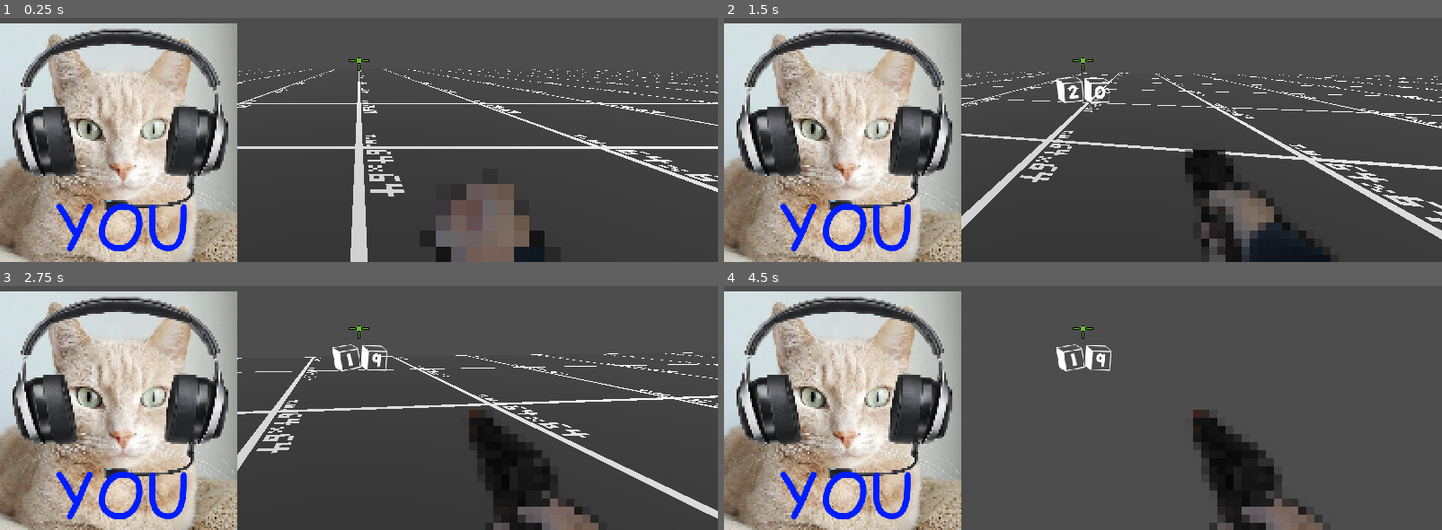
Above: before the commit, frames 1-4 (two rows, left to right).
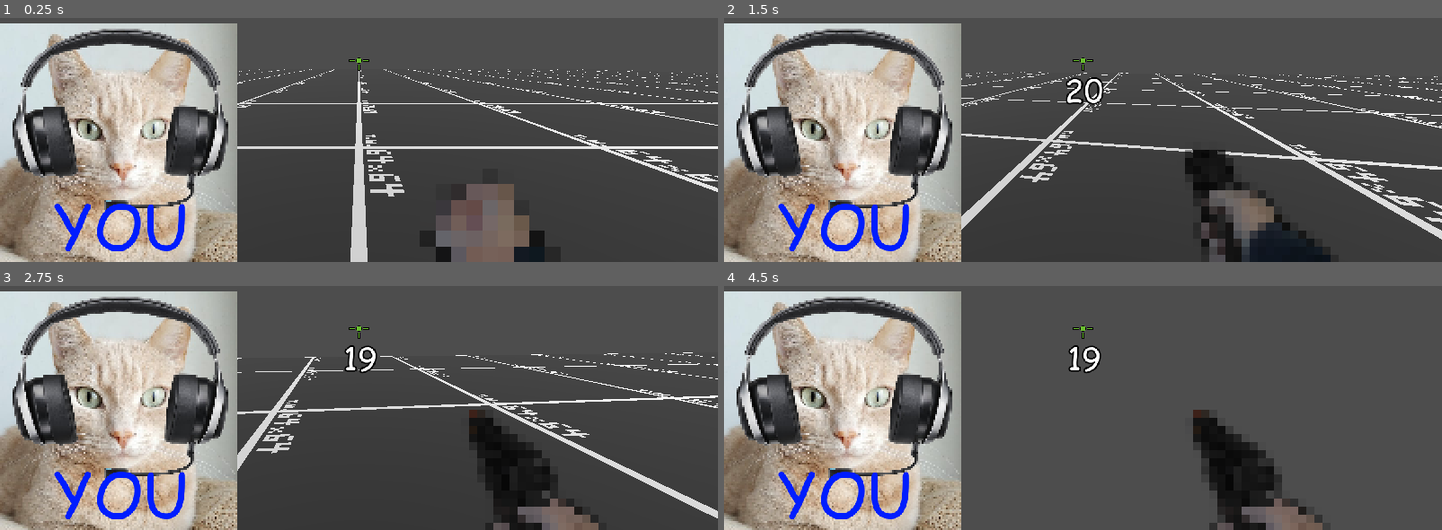
Above: after the commit, the same moments.

Repository: teeraritw/Jonahs_Chill_World
Game: Godot game, scene res://Game.tscn
The game is run twice, just before and just after one commit, with the same random seed, the same clock (stepped at 60 frames per second) and the same inputs.
Inputs (mouse positions are in pixels of both pictures, inside the frame that each line leads up to):
- Up to frame 1 (0.25 s): no input
- Up to frame 2 (1.5 s): tap Enter at 0.5 s; move the mouse to (1118, 59) at 0.52 s; hold W (forward) from 0.53 s (still down); tap 1 (fist) at 0.6 s; move the mouse to (1047, 61) at 1.27 s; tap 2 (pistol) at 1.35 s
- Up to frame 3 (2.75 s): keep holding W (forward); move the mouse to (373, 322) at 2.02 s; click (373, 322) at 2.1 s
- Up to frame 4 (4.5 s): keep holding W (forward); move the mouse to (1075, 334) at 2.77 s; tap 3 (shotgun) at 2.85 s; move the mouse to (1133, 332) at 3.52 s; tap 1 (fist) at 3.6 s; tap Space at 4.25 s; move the mouse to (1025, 322) at 4.27 s; tap 2 (pistol) at 4.35 s

The runs differ from the first frame. In frame 1, 0.7% of the frame differs, in the area x 7-27%, y 76-96%; in frame 2, 1.2%, in the area x 7-54%, y 23-96%; in frame 3, 1.2%; in frame 4, 1.2%.

Commit message:
fixed fonts

Diff:
--- a/Player.tscn
+++ b/Player.tscn
@@ -7,7 +7,6 @@
 [ext_resource type="Texture2D" uid="uid://bxmavg3h1lul3" path="res://Assets/UI/Weapons/punch.png" id="4_t03ix"]
 [ext_resource type="AudioStream" uid="uid://ec12haohtfkl" path="res://Assets/SFX/pistol_shot.wav" id="4_vyb4d"]
 [ext_resource type="AudioStream" uid="uid://buje6dk5apb02" path="res://Assets/SFX/footsteps.wav" id="5_pp63u"]
-[ext_resource type="FontFile" uid="uid://cbtbixof3p2x2" path="res://Assets/Fonts/K26ToyBlocks123.ttf" id="6_2h5i1"]
 [ext_resource type="Texture2D" uid="uid://cyln6dg5xk636" path="res://Assets/UI/cat_meow.png" id="9_3sdq5"]
 [ext_resource type="FontFile" uid="uid://cr32a873w0ug5" path="res://Assets/Fonts/COMIC.TTF" id="10_c5qx0"]
 
@@ -191,15 +190,16 @@
 anchor_left = 0.5
 anchor_right = 0.5
 offset_left = -144.0
-offset_top = 24.0
+offset_top = 11.0
 offset_right = 148.0
-offset_bottom = 91.0
+offset_bottom = 85.0
 grow_horizontal = 2
 theme_override_colors/font_shadow_color = Color(0.333333, 0.333333, 0.333333, 1)
+theme_override_colors/font_outline_color = Color(0, 0, 0, 1)
 theme_override_constants/shadow_offset_x = 0
 theme_override_constants/shadow_offset_y = 2
-theme_override_constants/shadow_outline_size = 0
-theme_override_fonts/font = ExtResource("6_2h5i1")
+theme_override_constants/outline_size = 10
+theme_override_fonts/font = ExtResource("10_c5qx0")
 theme_override_font_sizes/font_size = 50
 text = "1000"
 horizontal_alignment = 1
@@ -239,9 +239,9 @@
 
 [node name="Label" type="Label" parent="Portrait"]
 layout_mode = 0
-offset_left = 89.0
+offset_left = 86.0
 offset_top = -91.0
-offset_right = 307.0
+offset_right = 304.0
 offset_bottom = 53.0
 theme_override_colors/font_color = Color(0, 0.113725, 1, 1)
 theme_override_fonts/font = ExtResource("10_c5qx0")
--- a/Scripts/Player.gd
+++ b/Scripts/Player.gd
@@ -4,7 +4,7 @@
 const MOUSE_SENS = 0.2
 
 const INIT_PISTOL_AMMO = 20
-const INIT_SHOTGUN_AMMO = 4
+const INIT_SHOTGUN_AMMO = 6
 var pistol_ammo = INIT_PISTOL_AMMO
 var shotgun_ammo = INIT_SHOTGUN_AMMO
 
@@ -34,6 +34,12 @@
 func _physics_process(delta):
 	var current_ammo = int(ammo_amount.text)
 	get_tree().call_group("monsters", "set_player", self)
+	if current_ammo == 0:
+		ammo_amount.add_theme_color_override("font_color",Color(255,0,0))
+	elif current_ammo > 0 and current_ammo <= 4:
+		ammo_amount.add_theme_color_override("font_color", Color(255,255,0))
+	else:
+		ammo_amount.add_theme_color_override("font_color",Color(255,255,255))
 	# if current_weapon is fist
 	if current_weapon == WEAPON_LIST[0]:
 		ammo_amount.text = ""
--- a/Slime.tscn
+++ b/Slime.tscn
@@ -138,6 +138,7 @@
 script = ExtResource("1_ov1yt")
 
 [node name="CollisionShape3D" type="CollisionShape3D" parent="."]
+transform = Transform3D(2.24166, 0, 0, 0, 1, 0, 0, 0, 1.84802, 0, 0, 0)
 shape = SubResource("CapsuleShape3D_ihowk")
 
 [node name="RayCast3D" type="RayCast3D" parent="."]
Not shown: 1 places in Player.tscn that only renumber resources
